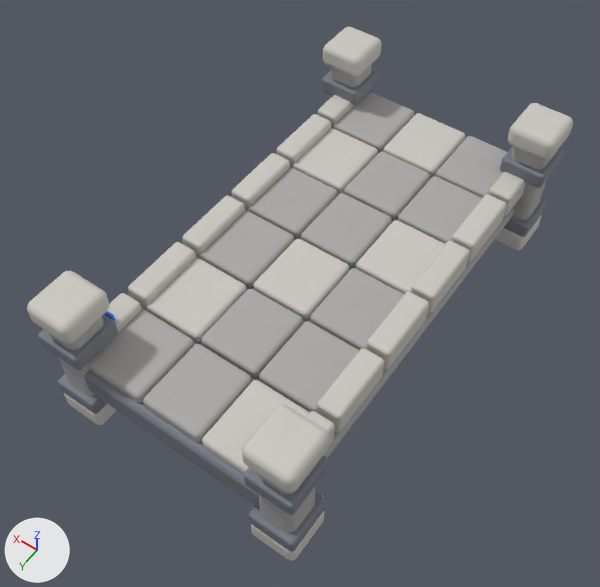
Two versions of the glTF model assets/bridges/stone_bridge/export/stone-bridge.glb, one commit apart.
The view is the same before and after, from a camera (50 mm lens) standing at (-3.43, 5.27, 7.21) and looking at (0.05, 0.41, -0.44). The lights are fixed; the arrows at lower left show +X, +Y and +Z. The first picture is the older version. Where no turn or scale is listed for an object, it has been applied to the vertices. Vertices at exactly the same position are counted once.

In view in the first picture: 'individual rounded stone road slab', 'individual rounded stone road slab.002', 'thick stone deck substrate' and 1 more.
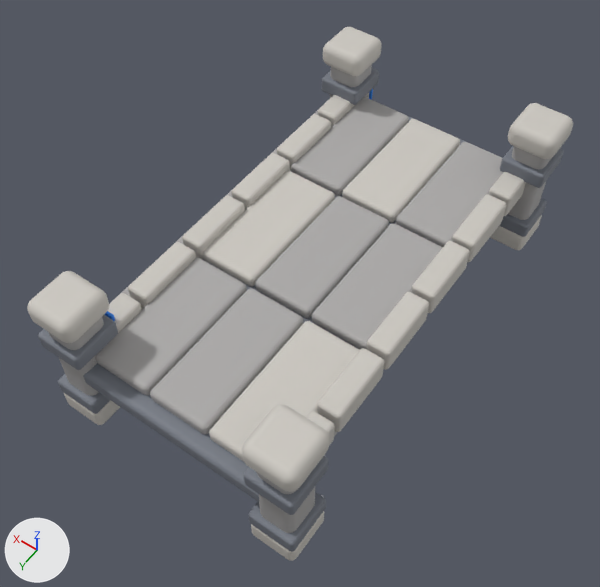
Where the newer file only moved an object's origin or applied its transform, the numbers keep the older frame.

Boxes [x1, y1, x2, y2] around the edits, measured in the pictures (600 x 587 px; the box of a moved part takes in the faces that stretch with it):
'individual rounded stone road slab', reshaped
    before: [48, 64, 555, 533]
    after: [48, 65, 552, 533]
part 1 of me_cube_001, rebuilt (50% wider, 68% taller)
    before: [436, 136, 507, 198]
    after: [396, 142, 503, 247]
part 2 of me_cube_001, rebuilt (mostly hidden)
    before: [324, 208, 514, 458]
    after: [334, 223, 501, 437]
part 3 of me_cube_001, rebuilt (43% wider, 47% taller)
    before: [88, 310, 194, 403]
    after: [95, 258, 247, 395]
part 4 of me_cube_001, rebuilt (38% wider, 54% taller)
    before: [310, 268, 405, 350]
    after: [312, 223, 443, 350]
part 5 of me_cube_001, rebuilt (not visible before)
    after: [120, 106, 322, 296]
part 6 of me_cube_001, rebuilt (48% wider, 62% taller)
    before: [301, 193, 391, 268]
    after: [255, 196, 389, 318]
part 7 of me_cube_001, deleted
    before: [344, 151, 430, 221]
part 8 of me_cube_001, deleted
    before: [259, 321, 360, 412]
part 9 of me_cube_001, deleted
    before: [200, 211, 294, 288]
part 10 of me_cube_001, moved or reshaped
    before: [248, 92, 414, 322]
    after: [249, 97, 409, 321]
part 11 of me_cube_001, moved or reshaped
    before: [201, 290, 302, 378]
    after: [150, 289, 302, 434]
part 12 of me_cube_003, rebuilt (43% wider, 59% taller)
    before: [383, 113, 465, 178]
    after: [342, 119, 460, 223]
part 13 of me_cube_003, rebuilt (39% wider, 48% taller)
    before: [202, 380, 310, 474]
    after: [209, 321, 360, 461]
part 14 of me_cube_003, added
    after: [202, 170, 335, 286]
part 15 of me_cube_003, deleted
    before: [356, 220, 445, 294]
part 16 of me_cube_003, deleted
    before: [293, 128, 378, 194]
part 17 of me_cube_003, deleted
    before: [253, 239, 349, 320]
part 18 of me_cube_003, deleted
    before: [147, 258, 247, 343]

Diff of the bpy script that builds the scene:
```diff
--- a/assets/bridges/stone_bridge/export/stone-bridge.glb.py
+++ b/assets/bridges/stone_bridge/export/stone-bridge.glb.py
@@ me_cube_001 @@
-me_cube_001.from_pydata(...)  # 4208 vertices, 8344 faces; spans x -0.78..2.31, y -0.5..5.08, z -1.0..0.66
+me_cube_001.from_pydata(...)  # 2832 vertices, 5616 faces; spans x -0.78..2.35, y -0.5..5.08, z -1.0..0.66
+# me_cube_001 part 1: the loose piece of 216 vertices spanning x -0.38..0.38, y -0.44..0.44, z -0.09..0.09 is rebuilt with 216 vertices and now spans x -0.38..0.38, y -0.31..1.38, z -0.09..0.09
+# me_cube_001 part 2: the loose piece of 216 vertices spanning x -0.59..-0.39, y -0.17..4.75, z -0.56..-0.38 is rebuilt with 176 vertices and now spans x -0.49..-0.17, y -0.32..4.9, z -0.76..-0.07
+# me_cube_001 part 3: the loose piece of 216 vertices spanning x 1.16..1.91, y 4.11..4.99, z -0.09..0.09 is rebuilt with 216 vertices and now spans x 1.16..1.91, y 3.19..4.89, z -0.09..0.09
+# me_cube_001 part 4: the loose piece of 216 vertices spanning x -0.38..0.38, y 2.29..3.17, z -0.09..0.09 is rebuilt with 216 vertices and now spans x -0.38..0.38, y 1.44..3.13, z -0.09..0.09
+# me_cube_001 part 5: the loose piece of 216 vertices spanning x 1.93..2.13, y -0.17..4.75, z -0.56..-0.38 is rebuilt with 176 vertices and now spans x 2.03..2.35, y -0.32..4.9, z -0.76..-0.07
+# me_cube_001 part 6: the loose piece of 216 vertices spanning x 0.39..1.14, y 1.38..2.26, z -0.09..0.09 is rebuilt with 216 vertices and now spans x 0.39..1.14, y 1.44..3.13, z -0.09..0.09
+# me_cube_001 part 7: the loose piece of 216 vertices spanning x 0.39..1.14, y 0.47..1.35, z -0.09..0.09 is deleted
+# me_cube_001 part 8: the loose piece of 216 vertices spanning x -0.38..0.38, y 3.2..4.08, z -0.09..0.09 is deleted
+# me_cube_001 part 9: the loose piece of 216 vertices spanning x 1.16..1.91, y 2.29..3.17, z -0.09..0.09 is deleted
+# me_cube_001 part 10: 76 vertices moved from x 0.41..1.91, y 1.39..3.23, z -0.09..0.09 to x 0.41..1.91, y 1.33..3.23, z -0.09..0.09; 364 vertices removed from x 0.41..1.91, y -0.44..3.24, z -0.09..0.09; 148 vertices added at x 0.41..1.91, y -0.31..3.22, z -0.09..0.09
+# me_cube_001 part 11: 108 vertices moved from x 0.39..1.14, y 4.02..4.08, z -0.09..0.09 to x 0.39..1.14, y 4.83..4.89, z -0.09..0.09
+# other edits to the shape of me_cube_001 do not show in these pictures
 me_cube_001.materials.append(mat_stone)
@@ me_cube_003 @@
-me_cube_003.from_pydata(...)  # 5936 vertices, 11768 faces; spans x -0.85..2.39, y -2.39..3.33, z -1.04..0.87
+me_cube_003.from_pydata(...)  # 5288 vertices, 10484 faces; spans x -0.86..2.4, y -2.39..3.33, z -1.04..0.88
+# me_cube_003 part 12: the loose piece of 216 vertices spanning x 0.39..1.14, y -2.26..-1.38, z -0.09..0.09 is rebuilt with 216 vertices and now spans x 0.39..1.14, y -2.13..-0.43, z -0.09..0.09
+# me_cube_003 part 13: the loose piece of 216 vertices spanning x -0.38..0.38, y 2.29..3.17, z -0.09..0.09 is rebuilt with 216 vertices and now spans x -0.38..0.38, y 1.38..3.07, z -0.09..0.09
+# me_cube_003 part 14: a new loose piece of 216 vertices spanning x 1.16..1.91, y -0.38..1.32, z -0.09..0.09, in mat_stone_light (light grey #ccc8c1)
+# me_cube_003 part 15: the loose piece of 216 vertices spanning x -0.38..0.38, y -0.44..0.44, z -0.09..0.09 is deleted
+# me_cube_003 part 16: the loose piece of 216 vertices spanning x 1.16..1.91, y -1.35..-0.47, z -0.09..0.09 is deleted
+# me_cube_003 part 17: the loose piece of 216 vertices spanning x 0.39..1.14, y 0.47..1.35, z -0.09..0.09 is deleted
+# me_cube_003 part 18: the loose piece of 216 vertices spanning x 1.16..1.91, y 1.38..2.26, z -0.09..0.09 is deleted
+# other edits to the shape of me_cube_003 do not show in these pictures
 me_cube_003.materials.append(mat_stone_light)
```
